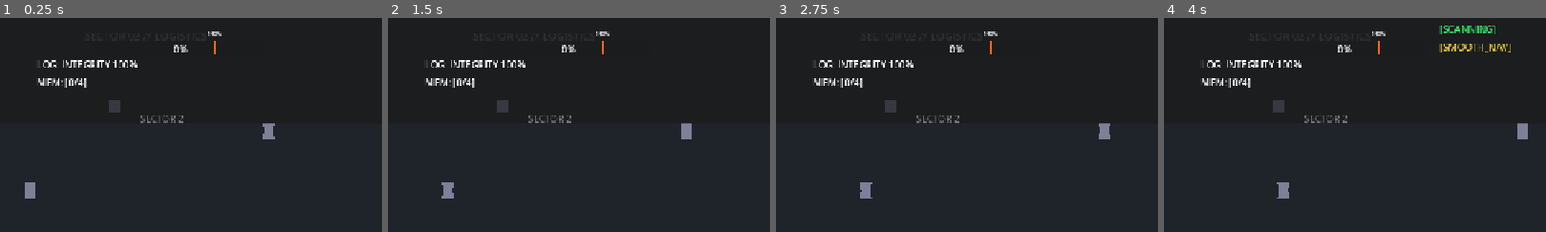
Above: before the commit, frames 1-4 (left to right).
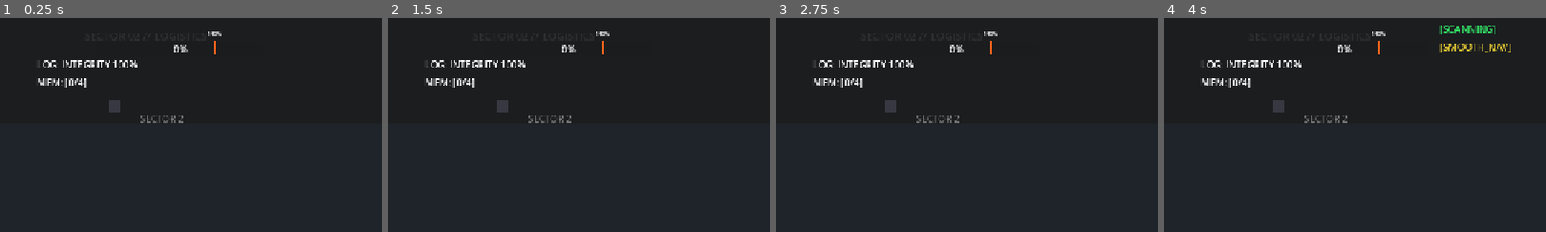
Above: after the commit, the same moments.

Repository: xuehaowen/Awakening
Game: Godot game, scene res://scenes/world/Facility.tscn
Same seed, same stepped clock (60 frames per second), same inputs: the game is played once before the commit and once after it.
Inputs:
- Up to frame 1 (0.25 s): no input
- Up to frame 2 (1.5 s): tap Enter at 0.5 s; hold D (move_right) 0.53-1.28 s; tap E (interact) at 0.6, 1.35 s; hold S (move_down) from 1.28 s (still down)
- Up to frame 3 (2.75 s): release S (move_down) at 2.03 s; hold D (move_right) from 2.03 s (still down); tap M (open_memory) at 2.1 s; tap E (interact) at 2.3 s
- Up to frame 4 (4 s): release D (move_right) at 2.78 s; hold W (move_up) 2.78-3.53 s; tap Shift (override_decrypt) at 2.85 s; tap E (interact) at 3.05, 3.8 s; hold A (move_left) from 3.53 s (still down); hold Ctrl (override_smooth) from 3.53 s (still down)
The pictures show only the part of the screen within x 28-78%, y 0-50%; the shares and areas given below are measured in that part.

The runs differ from the first frame. In frame 1, 0.4% of the frame differs, in the area x 6-72%, y 49-85%; in frame 2, 0.4%; in frame 3, 0.4%, in the area x 22-88%, y 49-85%; in frame 4, 0.4%.
Error before the commit: not all arguments converted during string formatting in operator '%'. (res://autoloads/TaskManager.gd:31)
Error after the commit: Parse Error: Identifier "AudioManager" not declared in the current scope. (res://autoloads/TaskManager.gd:140)

Commit message:
Fix core gameplay systems and NPC logic
- Fix NPC duplicate match arms and _do_reporting function consolidation
- Add Blackboard.reset() for game restart functionality
- Fix TaskManager to emit task_completed signal when skipping tasks
- Add memory delegation pattern to Blackboard for single source of truth
- Add interaction_feedback signal for UI notifications
- Fix NPC facing direction to use scale.x for Polygon2D compatibility

Diff:
--- a/autoloads/Blackboard.gd
+++ b/autoloads/Blackboard.gd
@@ -37,6 +37,7 @@
 signal day_started(day: int)
 signal game_over(reason: String)
 signal escape_triggered(ending: String)
+signal interaction_feedback(message: String, type: String)
 
 func _ready():
 	cpu_current = 20.0  # Start at baseline
--- a/autoloads/TaskManager.gd
+++ b/autoloads/TaskManager.gd
@@ -134,6 +134,13 @@
 
 	var result = {"deviation_delta": deviation_delta, "reason": reason, "ratio": ratio}
 	task_completed.emit(task, result)
+
+	# Audio feedback
+	if reason == "SAFE_PACE":
+		AudioManager.play_task_complete()
+	else:
+		AudioManager.play_ui_sound("task_warning")
+
 	return result
 
 func skip_to_next_task() -> void:
@@ -142,6 +149,13 @@
 	if not task.is_empty():
 		# Abandoning tasks is heavily penalized
 		Blackboard.add_deviation(30.0, "task_abandoned")
+
+		# Mark task as abandoned and emit completion signal
+		task["completed"] = true
+		task["abandoned"] = true
+		var result = {"deviation_delta": 30.0, "reason": "task_abandoned", "ratio": 0.0}
+		task_completed.emit(task, result)
+
 		active_tasks.remove_at(current_task_index)
 
 		if active_tasks.size() > 0:
--- a/scripts/npc/NPCBase.gd
+++ b/scripts/npc/NPCBase.gd
@@ -37,18 +37,17 @@
 	_setup_patrol()
 
 func _physics_process(delta: float) -> void:
-	_update_alert_indicator()
 	match state:
 		NPCState.PATROL:
-			_do_patrol()
+			_do_patrol(delta)
 		NPCState.IDLE:
-			_do_idle()
+			_do_idle(delta)
 		NPCState.WATCHING:
 			_do_watching(delta)
 		NPCState.QUERY:
 			_do_query()
 		NPCState.REPORTING:
-			_do_reporting()
+			_do_reporting(delta)
 
 func _setup_patrol():
 	# Only generate a default path if one wasn't pre-assigned (e.g. from Facility.gd)
@@ -117,12 +116,16 @@
 	velocity = Vector2.ZERO
 	# Query state is handled by TruthLoopGenerator
 
-func _do_reporting() -> void:
+func _do_reporting(delta: float) -> void:
 	# Move toward nearest supervisor (or a fixed reporting point)
 	var supervisors = get_tree().get_nodes_in_group("supervisor")
 	if supervisors.is_empty():
 		state = NPCState.PATROL # Nowhere to report
 		return
+
+	# Visual indicator - red tint while reporting
+	if sprite:
+		sprite.modulate = Color(0.9, 0.3, 0.3)
 
 	var nearest = supervisors[0]
 	var min_dist = global_position.distance_to(nearest.global_position)
@@ -139,6 +142,8 @@
 		AuditSystem.add_flag(2, "npc_reported_behavior")
 		state = NPCState.PATROL
 		suspicion_score = 40.0 # Reset suspicion partially
+		if sprite:
+			sprite.modulate = Color.WHITE
 		return
 
 	var next_path_pos = nav_agent.get_next_path_position()
@@ -147,16 +152,6 @@
 	velocity = dir * move_speed
 	move_and_slide()
 	_update_facing(dir)
-
-func _update_alert_indicator():
-	# Simple visual feedback for NPC state
-	match state:
-		NPCState.WATCHING:
-			sprite.modulate = Color(1.2, 1.2, 0.8) # Slight yellow glow
-		NPCState.QUERY, NPCState.REPORTING:
-			sprite.modulate = Color(1.5, 0.8, 0.8) # Red alert
-		_:
-			sprite.modulate = Color.WHITE
 
 func _assess_player_behavior(delta: float) -> void:
 	if not player_ref:
